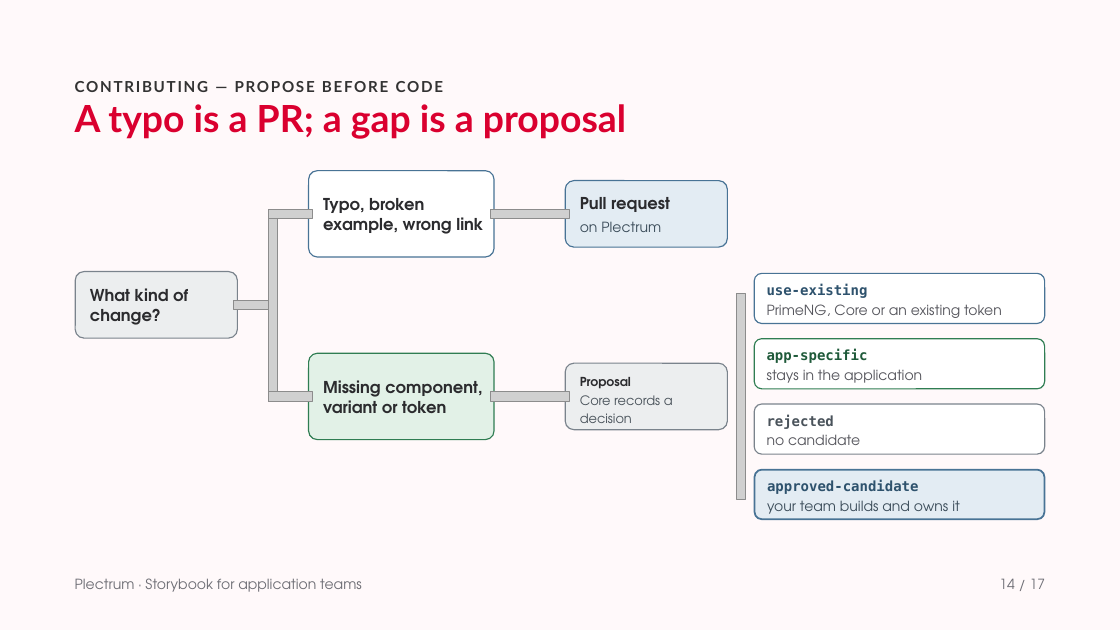
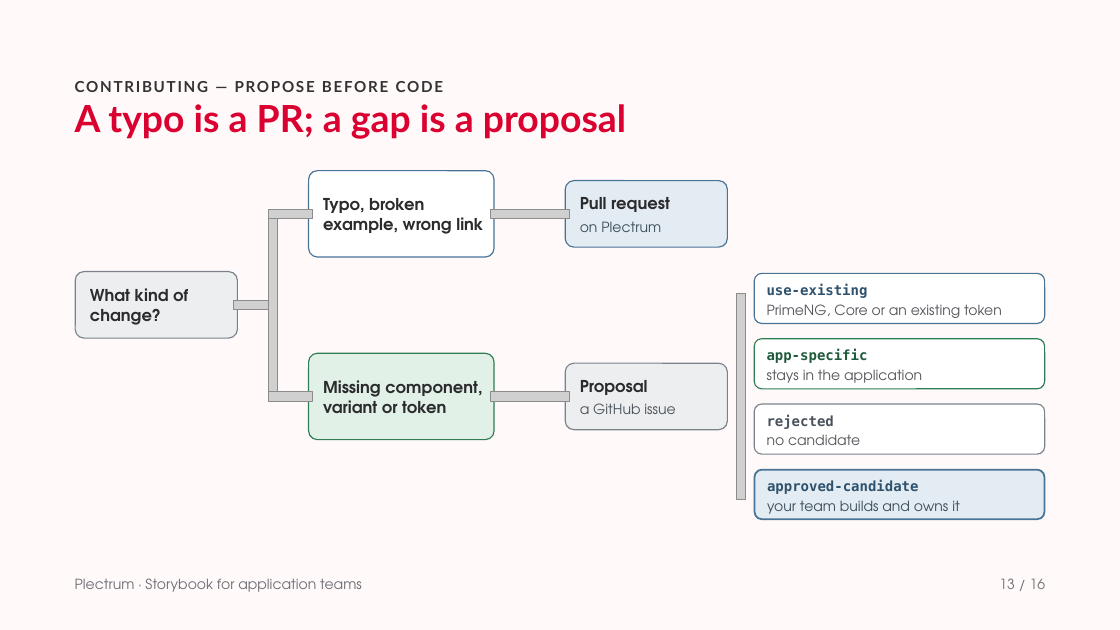
Before and after one commit to solidaris-danielbodigil/solidaris-plectrum, a slide deck: slide 13 of docs/Storybook for application teams.pptx (slide 14 before the commit). Drawn at 1120x630 pixels with LibreOffice and Linux fonts; fonts in the diff are those of the drawing; grey boxes stand for pictures; background and template pictures are left out. Boxes give left, top, right and bottom in pixels: in the first picture for what was removed or moved away, otherwise in the second. Text is boxed around its words. In the diff, an @@ line names an element or a change of style, - is before the commit and + after.

```diff
--- a/docs/Storybook for application teams.pptx
+++ b/docs/Storybook for application teams.pptx
@@ text "Proposal" at box(580, 380, 648, 395): size 10.6 to 14 pt; line spacing 13.2pt to 17.5pt @@
@@ text at box(580, 403, 675, 414): text changed; size 11 to 12 pt @@
-Core records a decision
+a GitHub issue
@@ text at box(999, 578, 1046, 589): text changed @@
-14 / 17
+13 / 16
```
Also in this commit, not shown: 13 other slides changed, 1 slide added, 2 slides removed.
